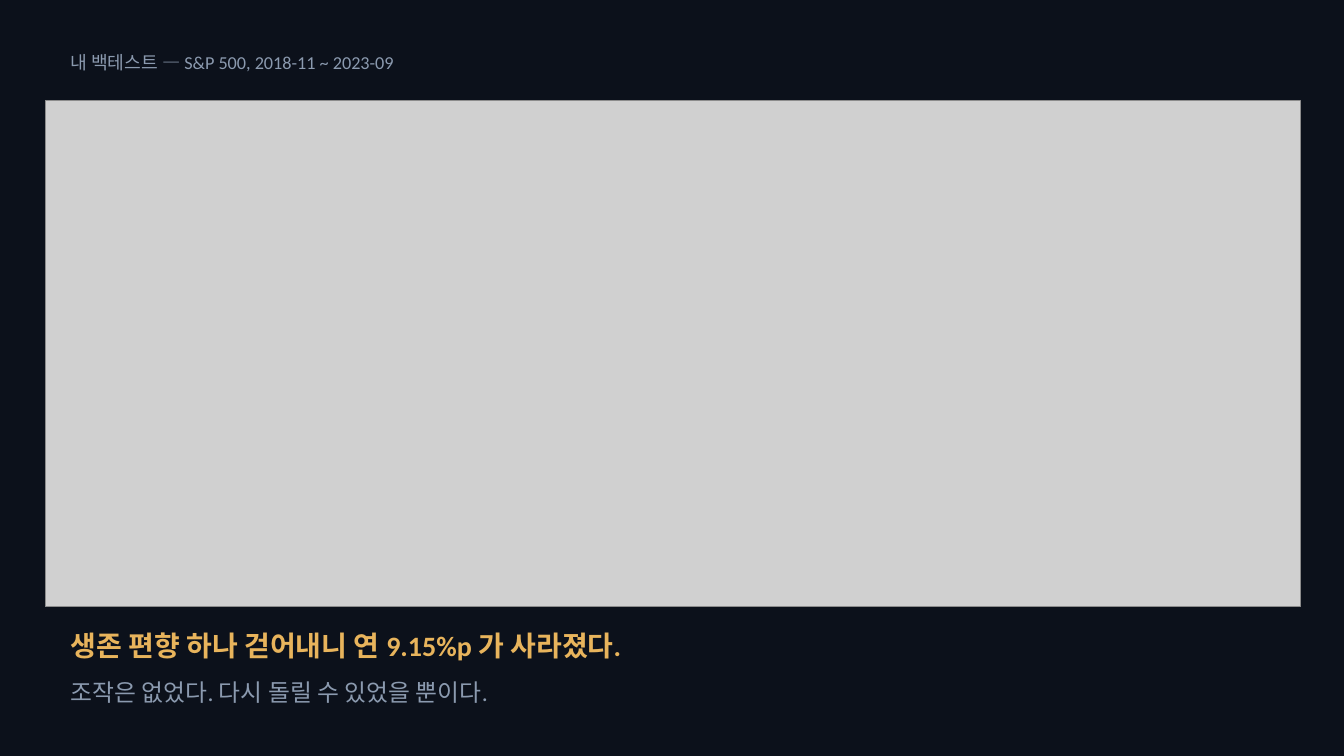
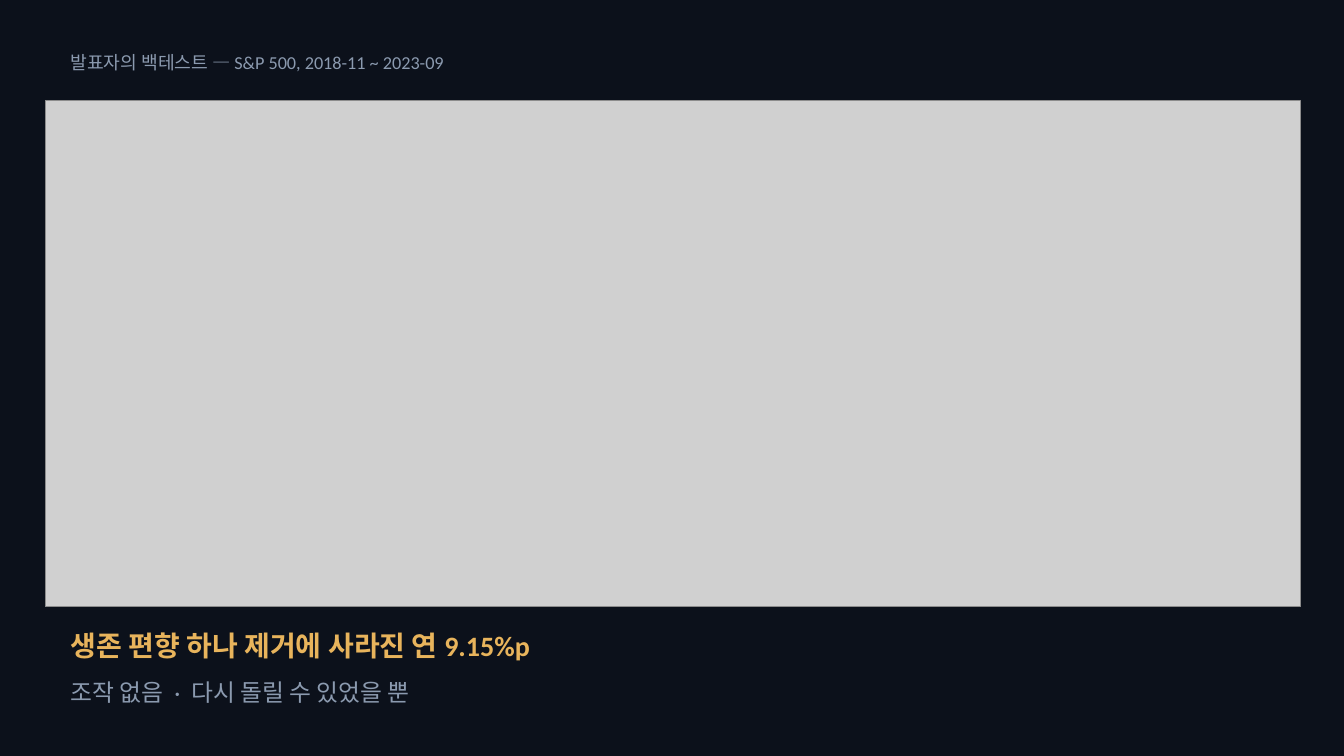
Before and after one commit to SeoDongOk/proof-of-track-record, a slide deck: slide 3 of deck/proof-of-track-record-talk.pptx. Drawn at 1344x756 pixels with LibreOffice and Linux fonts; fonts in the diff are those of the drawing; grey boxes stand for pictures. Boxes give left, top, right and bottom in pixels: in the first picture for what was removed or moved away, otherwise in the second. Text is boxed around its words. In the diff, an @@ line names an element or a change of style, - is before the commit and + after.

```diff
--- a/deck/proof-of-track-record-talk.pptx
+++ b/deck/proof-of-track-record-talk.pptx
@@ text at <box>71,54,444,71</box>: text changed @@
-내 백테스트 — S&P 500, 2018-11 ~ 2023-09
+발표자의 백테스트 — S&P 500, 2018-11 ~ 2023-09
@@ text at <box>71,632,529,661</box>: text changed @@
-생존 편향 하나 걷어내니 연 9.15%p 가 사라졌다.
+생존 편향 하나 제거에 사라진 연 9.15%p
@@ text at <box>71,681,410,703</box>: text changed @@
-조작은 없었다. 다시 돌릴 수 있었을 뿐이다.
+조작 없음 · 다시 돌릴 수 있었을 뿐
```
Also in this commit, not shown: 10 other slides changed, 1 slide added, 11 other files.
